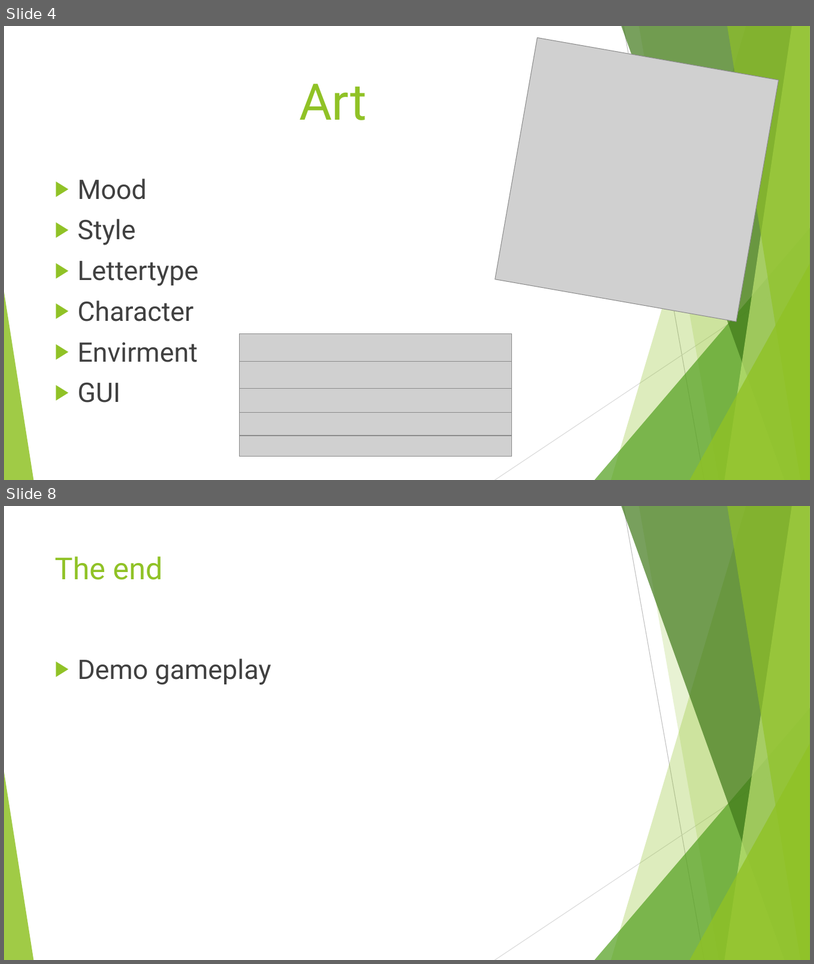
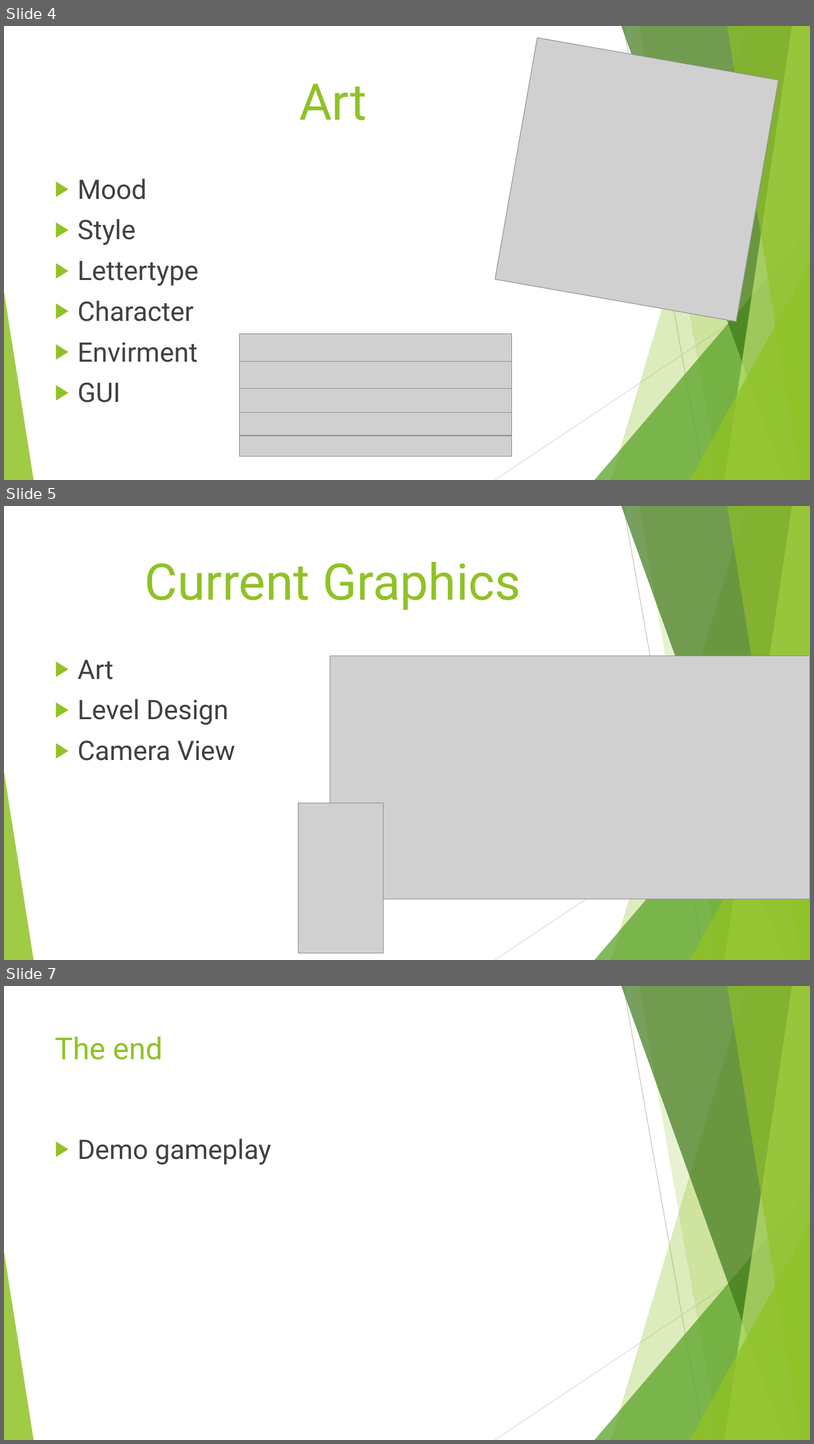
Before and after one commit to PeterBosDeltion/IndianaBonesRepo, a slide deck: IndianaBones.pptx. Shown one above the other, each under a label of ours: slides 4 and 8 before the commit, slides 4, 5 and 7 after it; the slides between them are not shown. The pictures are 814x964 and 814x1444 pixels, drawn with LibreOffice and Linux fonts; fonts in the diff are those of the drawing; grey boxes stand for pictures. Boxes give left, top, right and bottom in pixels: in the first picture for what was removed or moved away, otherwise in the second. Text is boxed around its words. In the diff, an @@ line names an element or a change of style, - is before the commit and + after.

```diff
--- a/IndianaBones.pptx
+++ b/IndianaBones.pptx
@@ slide 5 added at [4,506,810,960], background #FFFFFF; not listed: 10 template elements that a slide beside it also shows @@
@@ title added at [145,562,521,610], 60 pt, text #90C226 @@
+Current Graphics
@@ text added at [78,660,236,760], 32 pt, text #404040 @@
+▶ Art
+▶ Level Design
+▶ Camera View
@@ picture added at [330,655,810,898] @@
@@ picture added at [299,803,384,953] @@
@@ what was slide 8 is now slide 7 @@
```
Also in this commit, not shown: 2 slides changed, 2 slides removed, 1 other file.
